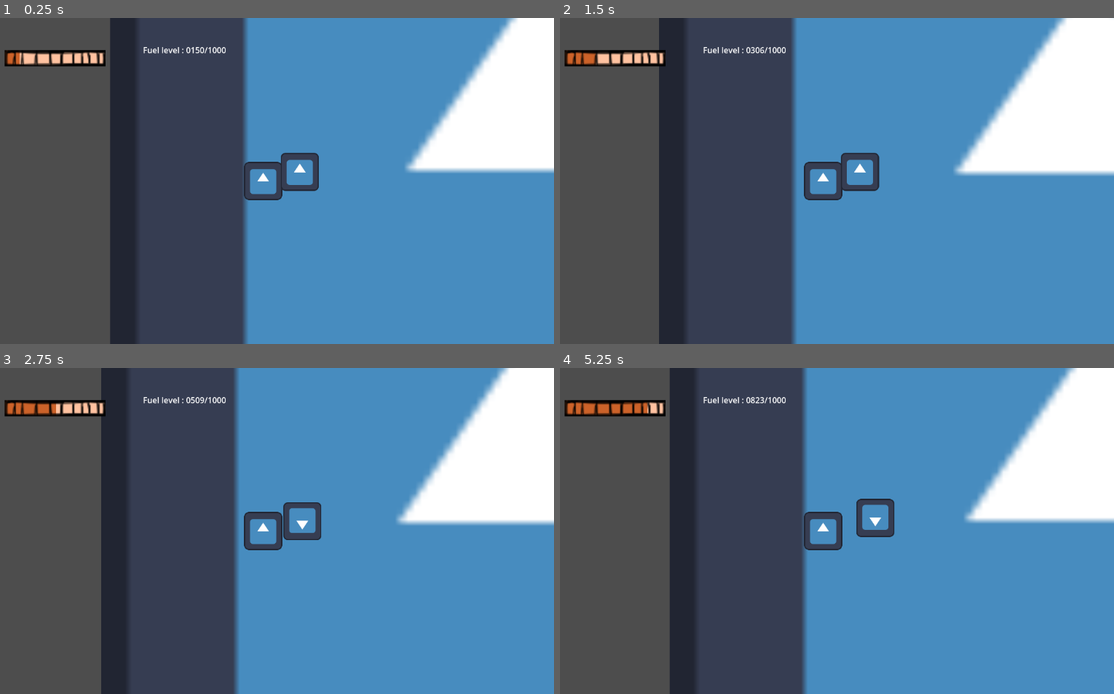
Above: before the commit, frames 1-4 (two rows, left to right).
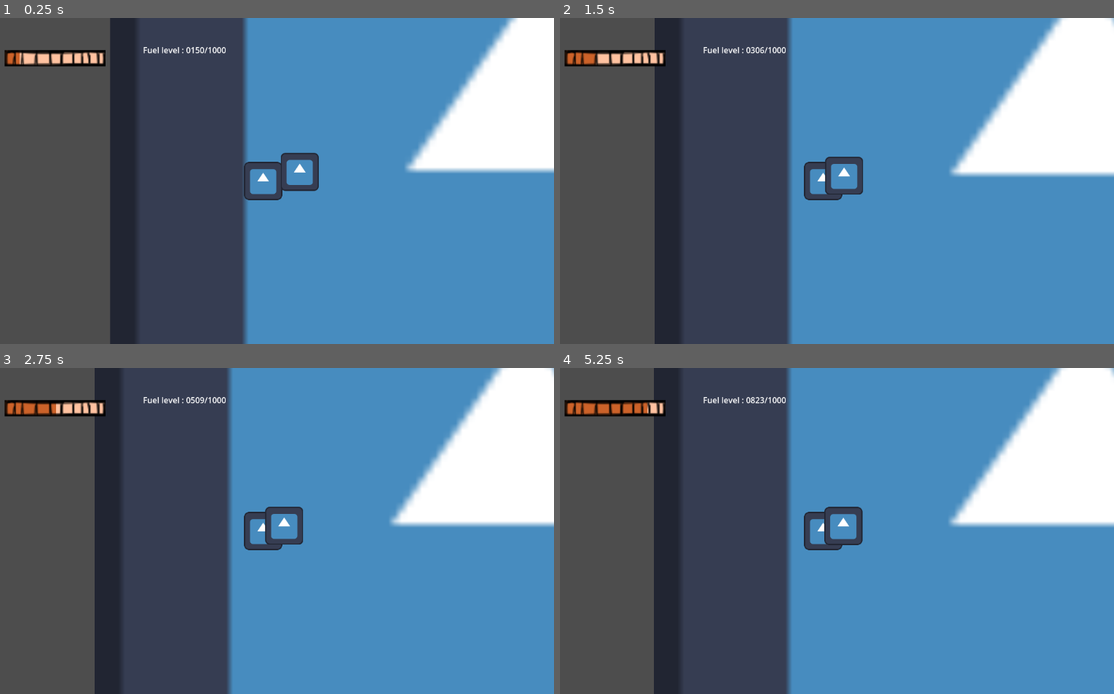
Above: after the commit, the same moments.

Repository: Eagleast/No_platform_the_game
Game: Godot game, scene res://Scenes/jumper_scene.tscn
Two runs of this game, one before a commit and one after it. Both use one fixed random seed, a clock stepped at 60 frames per second and the inputs below. The engine's default icon, where the game draws it, is replaced by a stand-in: a white triangle on a blue panel in a dark square.
Inputs (mouse positions are in pixels of both pictures, inside the frame that each line leads up to):
- Up to frame 1 (0.25 s): no input
- Up to frame 2 (1.5 s): tap Enter at 0.5 s; move the mouse to (953, 164) at 0.52 s; tap Space (boost) at 0.6, 1.35 s; tap R (reset) at 1.25 s; move the mouse to (709, 197) at 1.27 s
- Up to frame 3 (2.75 s): move the mouse to (321, 459) at 2.02 s; tap Space (boost) at 2.1 s
- Up to frame 4 (5.25 s): tap R (reset) at 2.75, 4.15 s; move the mouse to (792, 596) at 2.77 s; tap Space (boost) every 0.75 s from 2.85 to 5.1 s; move the mouse to (997, 579) at 3.52 s; move the mouse to (648, 482) at 4.27 s; move the mouse to (853, 531) at 5.02 s

The runs differ from the first frame. In frame 2, 4.5% of the frame differs, in the area x 17-100%, y 0-100%; in frame 3, 6.2%; in frame 4, 12%, in the area x 16-100%, y 0-100%.

Commit message:
death implementation
using _integrate forces

Diff:
--- a/Scenes/player/jumper.gd
+++ b/Scenes/player/jumper.gd
@@ -13,6 +13,7 @@
 var thruster_speed = 600
 var booster_fuel = 100
 var is_boosting = false
+var is_dead = false
 
 enum INPUT_SCHEMES {KEYBOARD_MOUSE, GAMEPAD}
 static var Input_scheme : INPUT_SCHEMES = INPUT_SCHEMES.GAMEPAD
@@ -25,7 +26,7 @@
 @export var booster_speed = 600
 @export var max_speed = 1000
 
-@export var bumpiness = 2
+@export var bumpiness = 1
 
 func _ready():
 	thruster_speed = base_thruster_speed
@@ -33,6 +34,10 @@
 	set_contact_monitor(true)
 	set_max_contacts_reported(5)
 	lock_rotation = true
+
+func _integrate_forces(state):
+	if is_dead:
+		respawn()
 
 func _physics_process(delta):
 	var input_dir = handle_inputs() #handles input presses
@@ -118,11 +123,12 @@
 		apply_central_force(move_dir_speed)
 
 func game_over():
-	respawn()
+	is_dead = true
 
 func respawn():
 	set_position(starting_pos)
-
+	linear_velocity = Vector2(0,0)
+	is_dead = false
 
 func _on_death_zone_area_entered(_area):
 	game_over()
